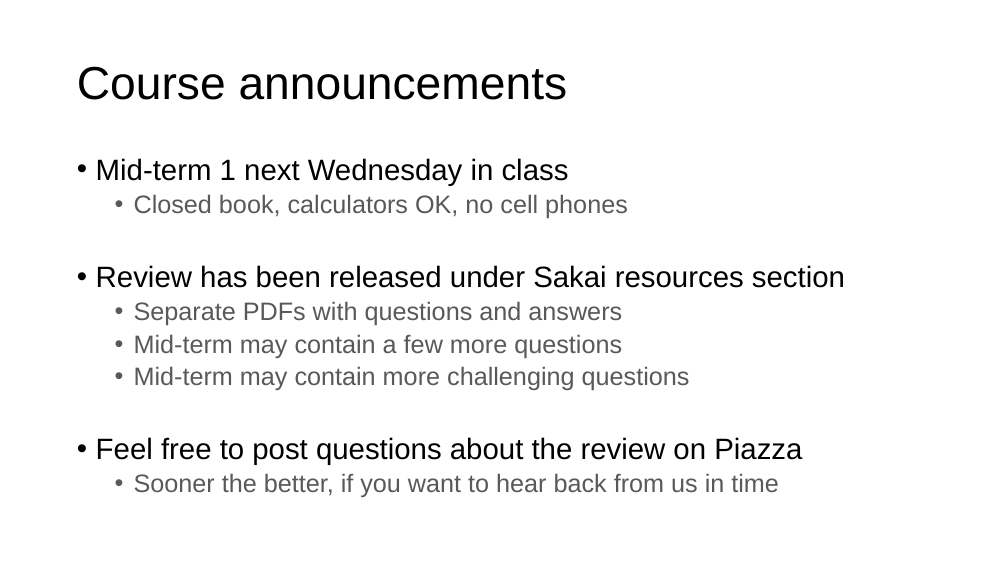
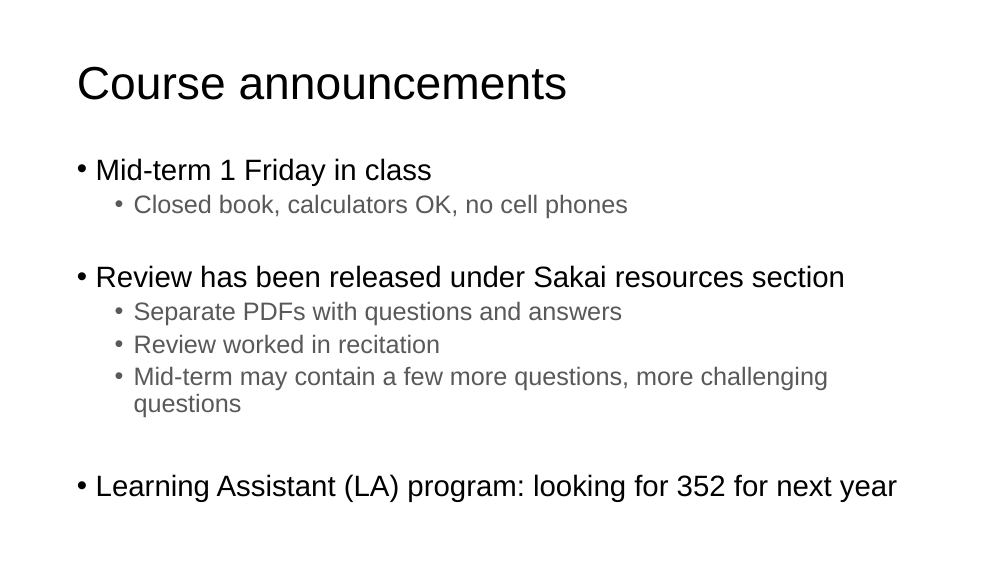
Before and after one commit to ngsrinivas/coursegen, a slide deck: slide 2 of ex/352-S20/lectures/08-ordering-flow-control.pptx. Drawn at 1008x567 pixels with LibreOffice and Linux fonts; fonts in the diff are those of the drawing. Boxes give left, top, right and bottom in pixels: in the first picture for what was removed or moved away, otherwise in the second. Text is boxed around its words. In the diff, an @@ line names an element or a change of style, - is before the commit and + after.

```diff
--- a/ex/352-S20/lectures/08-ordering-flow-control.pptx
+++ b/ex/352-S20/lectures/08-ordering-flow-control.pptx
@@ text at [96, 158, 432, 186]: text changed @@
-• Mid-term 1 next Wednesday in class
+• Mid-term 1 Friday in class
@@ text at [96, 334, 897, 502]: text changed @@
-  • Mid-term may contain a few more questions
-  • Mid-term may contain more challenging questions
-• Feel free to post questions about the review on Piazza
-  • Sooner the better, if you want to hear back from us in time
+  • Review worked in recitation
+  • Mid-term may contain a few more questions, more challenging questions
+• Learning Assistant (LA) program: looking for 352 for next year
```
Also in this commit, not shown: 8 other slides changed, 2 other files.
